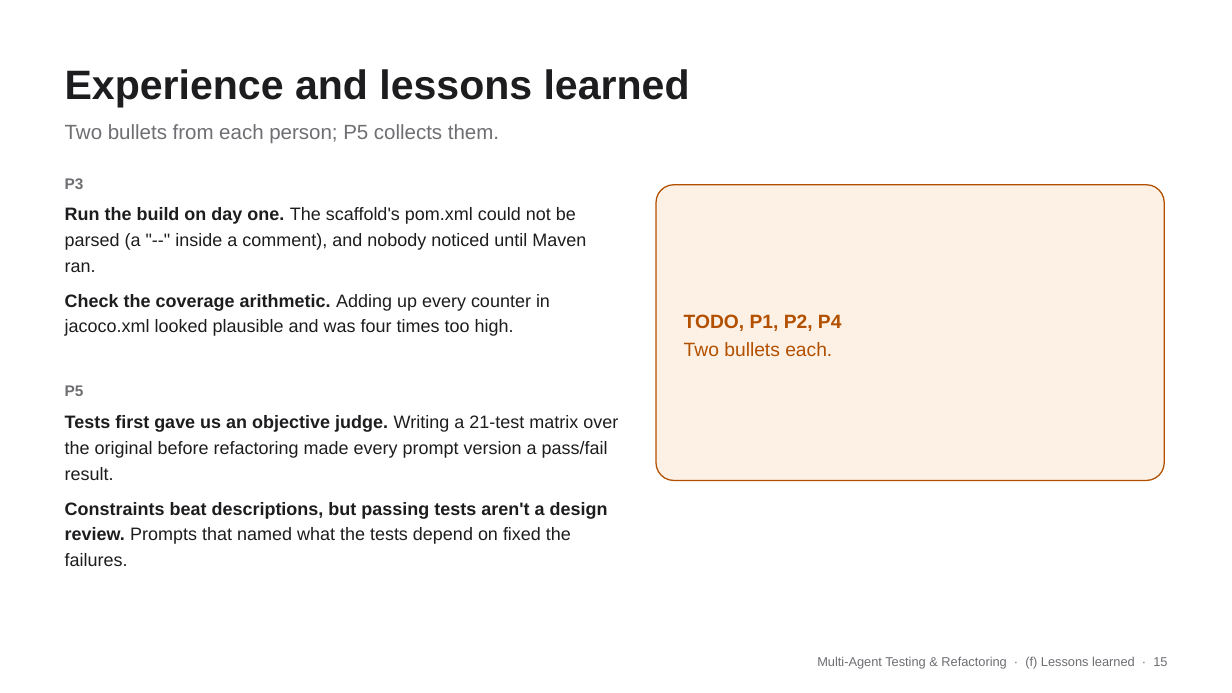
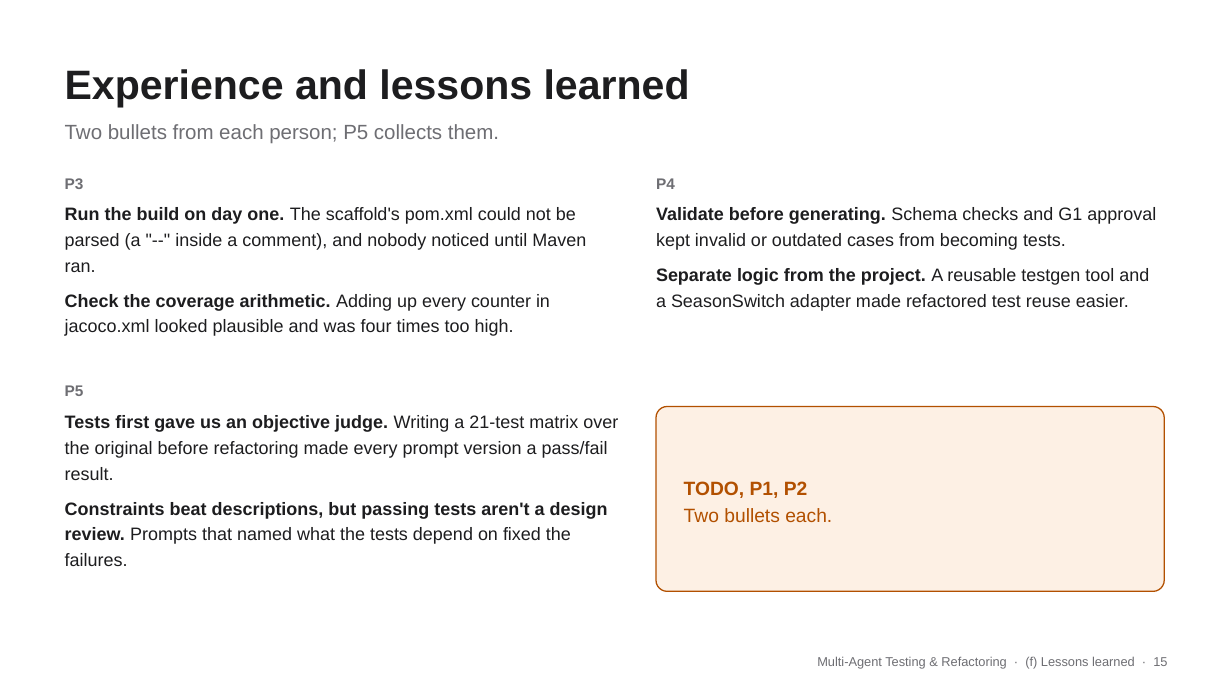
Before and after one commit to JordanTaylorGit/CSE-4392-Multi-Agent-System, a slide deck: slide 15 of slides/team3.pptx. Drawn at 1232x693 pixels with LibreOffice and Linux fonts; fonts in the diff are those of the drawing. Boxes give left, top, right and bottom in pixels: in the first picture for what was removed or moved away, otherwise in the second. Text is boxed around its words. In the diff, an @@ line names an element or a change of style, - is before the commit and + after.

```diff
--- a/slides/team3.pptx
+++ b/slides/team3.pptx
@@ text added at (656, 178, 675, 189), 12 pt, text #6E6E73, bold @@
+P4
@@ text added at (656, 207, 1156, 311), 14 pt, text #1D1D1F @@
+Validate before generating. Schema checks and G1 approval kept invalid or outdated cases from becoming tests.
+Separate logic from the project. A reusable testgen tool and a SeasonSwitch adapter made refactored test reuse easier.
@@ rounded rectangle: place and size @@
-rounded rectangle at (656, 185, 1165, 481)
+rounded rectangle at (656, 407, 1165, 592)
@@ text "TODO, P1, P2": place and size @@
-text "TODO, P1, P2" at (684, 314, 842, 356)
+text "TODO, P1, P2" at (684, 481, 832, 522)
@@ text at (684, 481, 808, 498): text changed @@
-TODO, P1, P2, P4
+TODO, P1, P2
```
Also in this commit, not shown: 1 other slide changed, 1 other file.
